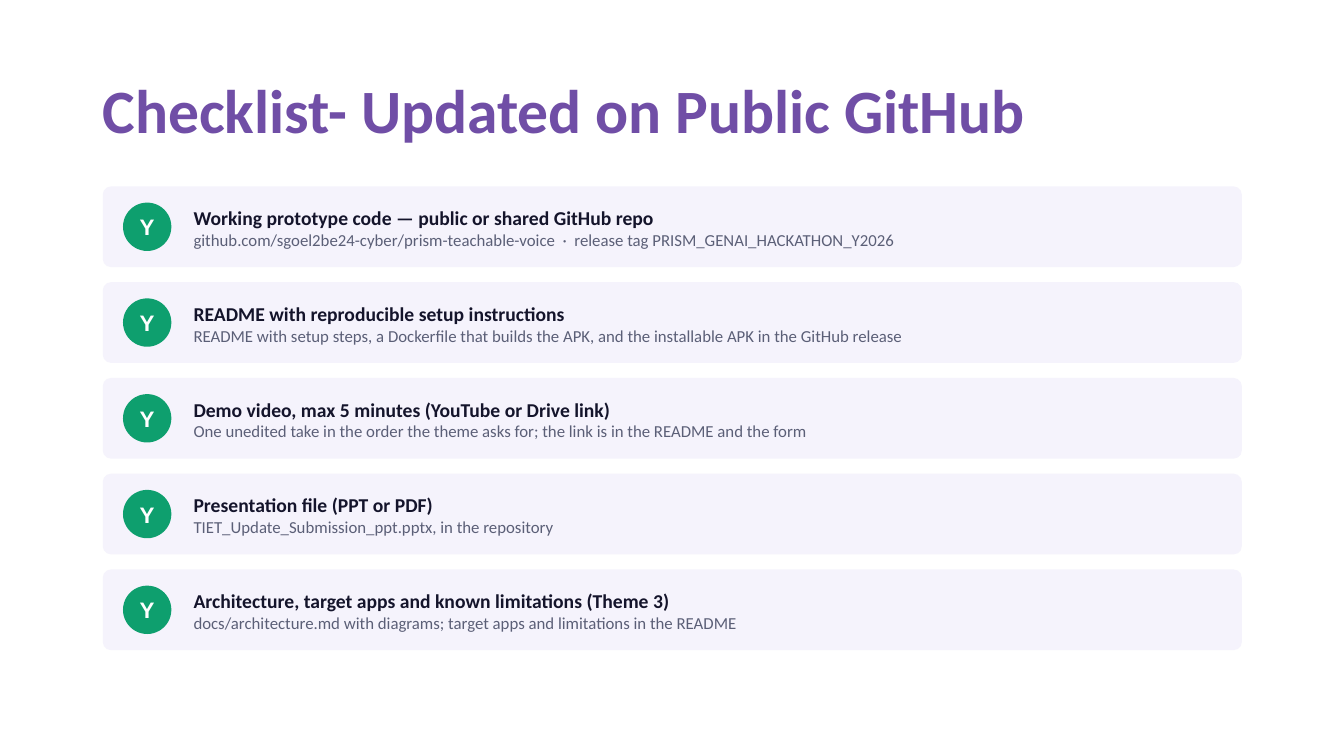
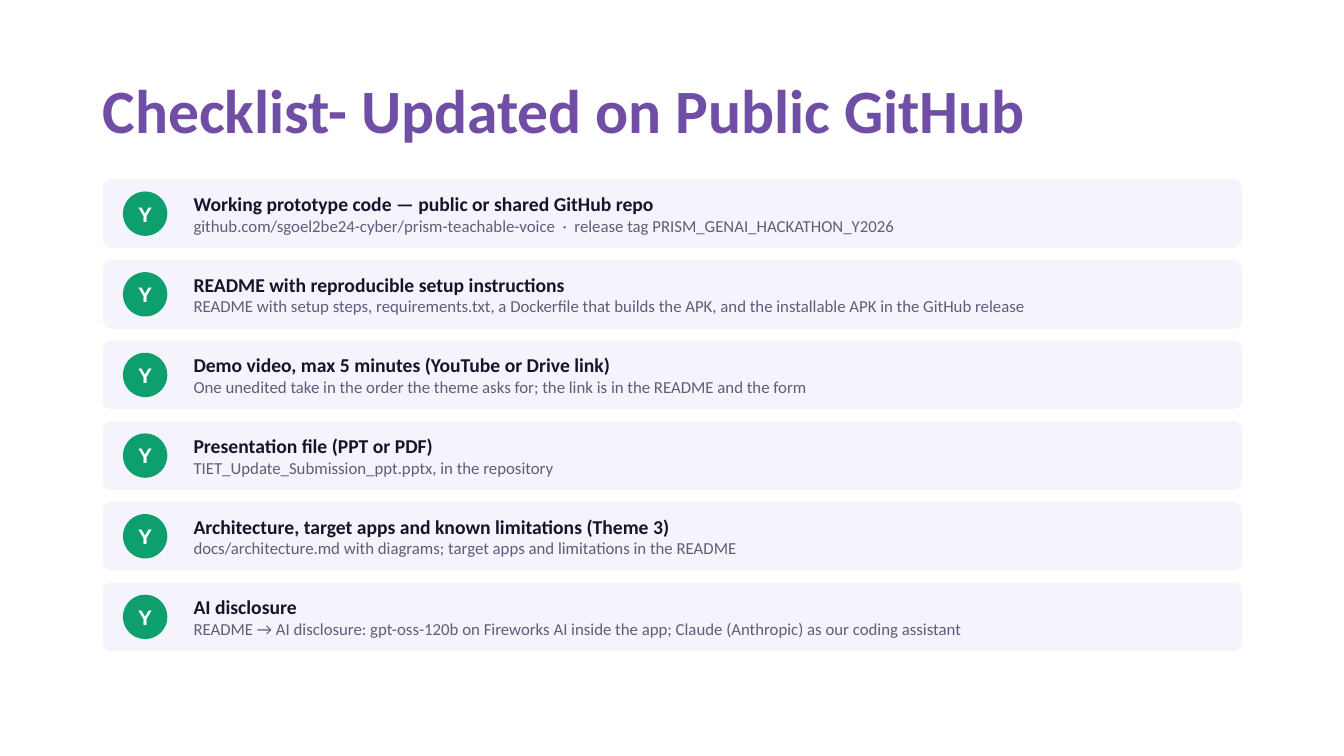
Before and after one commit to sgoel2be24-cyber/prism-teachable-voice, a slide deck: slide 11 of TIET_Update_Submission_ppt.pptx. Drawn at 1344x756 pixels with LibreOffice and Linux fonts; fonts in the diff are those of the drawing. Boxes give left, top, right and bottom in pixels: in the first picture for what was removed or moved away, otherwise in the second. Text is boxed around its words. In the diff, an @@ line names an element or a change of style, - is before the commit and + after.

```diff
--- a/TIET_Update_Submission_ppt.pptx
+++ b/TIET_Update_Submission_ppt.pptx
@@ rounded rectangle: place and size @@
-rounded rectangle at bbox=[103, 187, 1242, 267]
+rounded rectangle at bbox=[103, 179, 1242, 248]
@@ text "Y": place and size @@
-text "Y" at bbox=[140, 219, 155, 235]
+text "Y" at bbox=[138, 207, 152, 222]
@@ ellipse: place and size @@
-ellipse at bbox=[123, 203, 171, 251]
+ellipse at bbox=[123, 192, 167, 236]
@@ text "Working prototype code — public ...": place and size @@
-text "Working prototype code — public ..." at bbox=[194, 211, 893, 249]
+text "Working prototype code — public ..." at bbox=[194, 197, 893, 235]
@@ rounded rectangle: place and size @@
-rounded rectangle at bbox=[103, 282, 1242, 363]
+rounded rectangle at bbox=[103, 260, 1242, 329]
@@ text "README with reproducible setup instructions": place and size @@
-text "README with reproducible setup instructions" at bbox=[194, 307, 902, 345]
+text "README with reproducible setup instructions" at bbox=[194, 278, 1024, 315]
@@ text "Y": place and size @@
-text "Y" at bbox=[140, 315, 155, 331]
+text "Y" at bbox=[138, 287, 152, 302]
@@ ellipse: place and size @@
-ellipse at bbox=[123, 298, 171, 347]
+ellipse at bbox=[123, 272, 167, 317]
@@ text at bbox=[194, 300, 1024, 315]: text changed @@
-README with setup steps, a Dockerfile that builds the APK, and the installable APK in the GitHub release
+README with setup steps, requirements.txt, a Dockerfile that builds the APK, and the installable APK in the GitHub release
@@ rounded rectangle: place and size @@
-rounded rectangle at bbox=[103, 378, 1242, 459]
+rounded rectangle at bbox=[103, 341, 1242, 409]
@@ text "Y": place and size @@
-text "Y" at bbox=[140, 411, 155, 427]
+text "Y" at bbox=[138, 368, 152, 383]
@@ ellipse: place and size @@
-ellipse at bbox=[123, 394, 171, 443]
+ellipse at bbox=[123, 353, 167, 397]
@@ text "Demo video, max 5 minutes ...": place and size @@
-text "Demo video, max 5 minutes ..." at bbox=[194, 402, 806, 439]
+text "Demo video, max 5 minutes ..." at bbox=[194, 357, 806, 395]
@@ rounded rectangle: place and size @@
-rounded rectangle at bbox=[103, 474, 1242, 555]
+rounded rectangle at bbox=[103, 421, 1242, 490]
@@ text "Y": place and size @@
-text "Y" at bbox=[140, 507, 155, 523]
+text "Y" at bbox=[138, 448, 152, 463]
@@ ellipse: place and size @@
-ellipse at bbox=[123, 490, 171, 538]
+ellipse at bbox=[123, 434, 167, 478]
@@ text "Presentation file (PPT or PDF)": place and size @@
-text "Presentation file (PPT or PDF)" at bbox=[194, 497, 553, 536]
+text "Presentation file (PPT or PDF)" at bbox=[194, 438, 553, 477]
@@ proportions changed in 5 elements at bbox=[103, 179, 1242, 248], bbox=[103, 260, 1242, 329], bbox=[103, 341, 1242, 409], bbox=[103, 421, 1242, 490], bbox=[103, 502, 1242, 571] @@
@@ rounded rectangle: place and size @@
-rounded rectangle at bbox=[103, 570, 1242, 650]
+rounded rectangle at bbox=[103, 502, 1242, 571]
@@ text "Architecture, target apps and known ...": place and size @@
-text "Architecture, target apps and known ..." at bbox=[194, 593, 737, 632]
+text "Architecture, target apps and known ..." at bbox=[194, 519, 737, 557]
@@ size 16 to 15 pt in 5 elements at bbox=[138, 207, 152, 222], bbox=[138, 287, 152, 302], bbox=[138, 368, 152, 383], bbox=[138, 448, 152, 463], bbox=[138, 529, 152, 544] @@
@@ text "Y": place and size @@
-text "Y" at bbox=[140, 602, 155, 618]
+text "Y" at bbox=[138, 529, 152, 544]
@@ ellipse: place and size @@
-ellipse at bbox=[123, 586, 171, 634]
+ellipse at bbox=[123, 514, 167, 559]
@@ rounded rectangle added at bbox=[103, 583, 1242, 651], fill #F5F3FC @@
@@ ellipse added at bbox=[123, 595, 167, 639], fill #0E9F6E @@
@@ text added at bbox=[138, 610, 152, 625], 15 pt, text #FFFFFF, bold @@
+Y
@@ text added at bbox=[194, 600, 961, 638], 12 pt, text #5B5F77 @@
+AI disclosure
+README → AI disclosure: gpt-oss-120b on Fireworks AI inside the app; Claude (Anthropic) as our coding assistant
```
Also in this commit, not shown: 3 other files.
